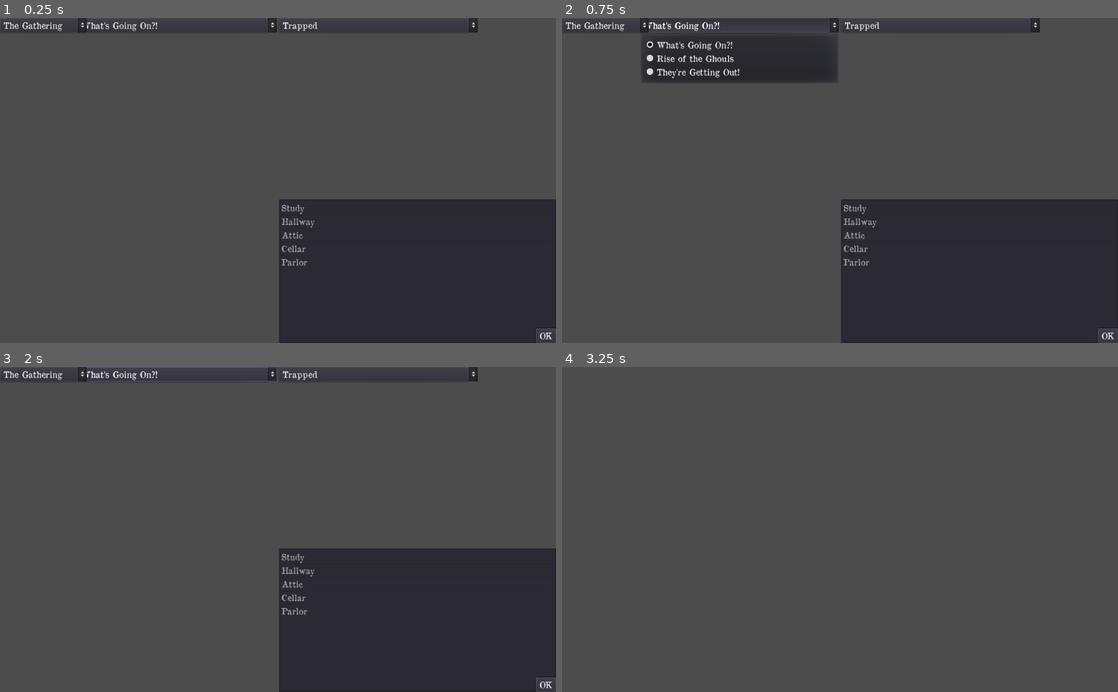
Above: before the commit, frames 1-4 (two rows, left to right).
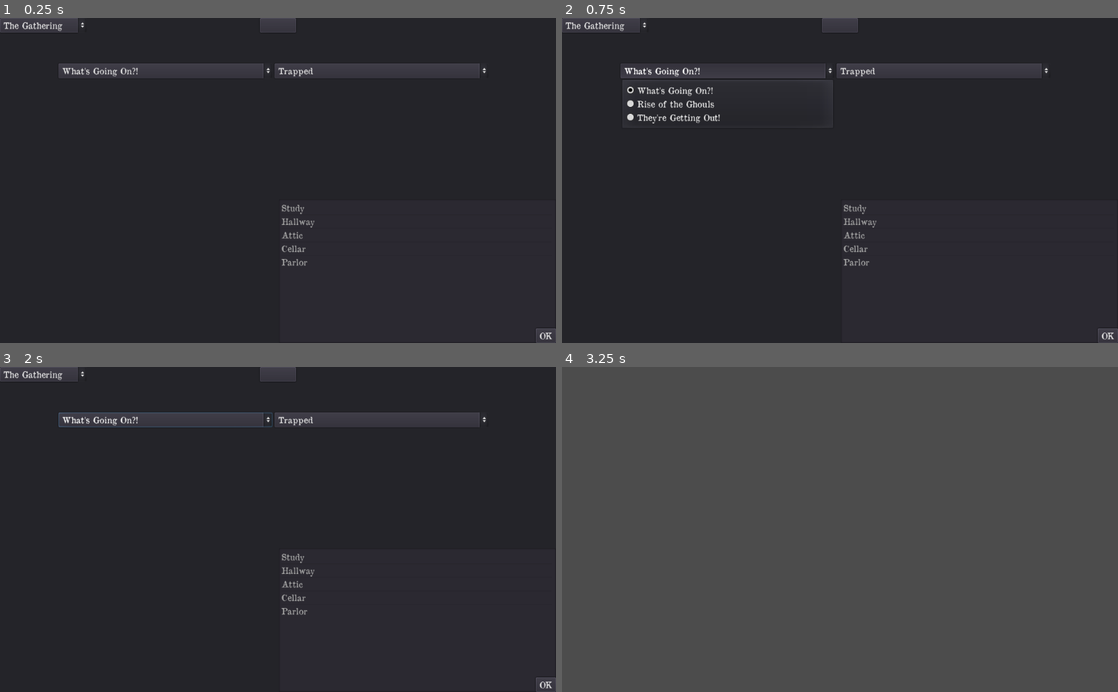
Above: after the commit, the same moments.

Repository: fenixnix/Ascii
Game: Godot game, scene res://Scenario.tscn
Two runs of this game, one before a commit and one after it. Both use one fixed random seed, a clock stepped at 60 frames per second and the inputs below. This scene is started directly instead of the project's main scene.
Inputs (mouse positions are in pixels of both pictures, inside the frame that each line leads up to):
- Up to frame 1 (0.25 s): no input
- Up to frame 2 (0.75 s): click "What's Going On?!" at 0.5 s
- Up to frame 3 (2 s): click "Trapped" at 1.25 s
- Up to frame 4 (3.25 s): click (840, 373) at 2.02 s; click "OK" at 2.75 s

The runs differ from the first frame. In frame 1, 73% of the frame differs, in the area x 0-100%, y 0-100%; in frame 2, 69%; in frame 3, 73%; in frame 4, nothing differs.

Commit message:
update progress

Diff:
--- a/Arkham horror/arkham/Scenario.gd
+++ b/Arkham horror/arkham/Scenario.gd
@@ -11,32 +11,15 @@
 func _on_scenario_sel_item_selected(index):
 	current_ect = GlbDb.ectDb[GlbDb.ectDb.keys()[index]]
 	$scenario/TextureRect.texture = GlbDb.CardImg(current_ect.scenario.img)
-	$progress/act/OptionButton.clear()
-	for act in current_ect.act:
-		$progress/act/OptionButton.add_item(act.name)
-	$progress/agenda/OptionButton2.clear()
-	for agenda in current_ect.agenda:
-		$progress/agenda/OptionButton2.add_item(agenda.name)
-	_on_OptionButton_item_selected(0)
+	$progress.Set(current_ect)
 	$Location/locLst.clear()
 	for loc in current_ect.loc:
 		$Location/locLst.add_item(loc.name)
-	_on_OptionButton2_item_selected(0)
 
 func _on_locLst_item_selected(index):
 	$Location/Location.texture = GlbDb.CardImg(current_ect.loc[index].img)
 
-func _on_OptionButton_item_selected(index):
-	$progress/act/TextureRect.texture = GlbDb.CardImg(current_ect.act[index].img)
 
-func _on_OptionButton2_item_selected(index):
-	$progress/agenda/TextureRect2.texture = GlbDb.CardImg(current_ect.agenda[index].img)
-
-func _on_OptionButton2_item_focused(index):
-	$progress/agenda/TextureRect2.texture = GlbDb.CardImg(current_ect.agenda[index].img)
-
-func _on_OptionButton_item_focused(index):
-	$progress/act/TextureRect.texture = GlbDb.CardImg(current_ect.act[index].img)
 
 func _on_Button_pressed():
 	queue_free()
@@ -46,3 +29,6 @@
 
 func _on_scenario_sel_mouse_exited():
 	$scenario/TextureRect.hide()
+
+func _on_Button2_toggled(button_pressed):
+	$progress.visible = button_pressed
--- a/Arkham horror/arkham/Scenario.tscn
+++ b/Arkham horror/arkham/Scenario.tscn
@@ -1,6 +1,7 @@
-[gd_scene load_steps=2 format=2]
+[gd_scene load_steps=3 format=2]
 
 [ext_resource path="res://Scenario.gd" type="Script" id=1]
+[ext_resource path="res://progress.gd" type="Script" id=2]
 
 [node name="Scenario" type="Control"]
 anchor_right = 1.0
@@ -11,46 +12,12 @@
 "_edit_use_anchors_": false
 }
 
-[node name="progress" type="HBoxContainer" parent="."]
-anchor_left = 0.5
-anchor_right = 0.5
-margin_left = -368.0
-margin_right = 368.0
-margin_bottom = 332.0
+[node name="Panel" type="Panel" parent="."]
+anchor_right = 1.0
+anchor_bottom = 1.0
 __meta__ = {
 "_edit_use_anchors_": false
 }
-
-[node name="agenda" type="VBoxContainer" parent="progress"]
-margin_right = 366.0
-margin_bottom = 332.0
-size_flags_horizontal = 3
-
-[node name="OptionButton2" type="OptionButton" parent="progress/agenda"]
-margin_right = 366.0
-margin_bottom = 27.0
-
-[node name="TextureRect2" type="TextureRect" parent="progress/agenda"]
-margin_top = 31.0
-margin_right = 366.0
-margin_bottom = 332.0
-size_flags_vertical = 3
-
-[node name="act" type="VBoxContainer" parent="progress"]
-margin_left = 370.0
-margin_right = 736.0
-margin_bottom = 332.0
-size_flags_horizontal = 3
-
-[node name="OptionButton" type="OptionButton" parent="progress/act"]
-margin_right = 366.0
-margin_bottom = 27.0
-
-[node name="TextureRect" type="TextureRect" parent="progress/act"]
-margin_top = 31.0
-margin_right = 366.0
-margin_bottom = 332.0
-size_flags_vertical = 3
 
 [node name="scenario" type="VBoxContainer" parent="."]
 margin_right = 160.0
@@ -107,6 +74,53 @@
 "_edit_use_anchors_": false
 }
 
+[node name="progress" type="HBoxContainer" parent="."]
+anchor_left = 0.105469
+anchor_top = 0.14
+anchor_right = 0.879883
+anchor_bottom = 0.793333
+script = ExtResource( 2 )
+__meta__ = {
+"_edit_use_anchors_": true
+}
+
+[node name="agenda" type="VBoxContainer" parent="progress"]
+margin_right = 394.0
+margin_bottom = 392.0
+size_flags_horizontal = 3
+
+[node name="OptionButton2" type="OptionButton" parent="progress/agenda"]
+margin_right = 394.0
+margin_bottom = 27.0
+
+[node name="TextureRect2" type="TextureRect" parent="progress/agenda"]
+margin_top = 31.0
+margin_right = 394.0
+margin_bottom = 392.0
+size_flags_horizontal = 3
+size_flags_vertical = 3
+expand = true
+stretch_mode = 6
+
+[node name="act" type="VBoxContainer" parent="progress"]
+margin_left = 398.0
+margin_right = 793.0
+margin_bottom = 392.0
+size_flags_horizontal = 3
+
+[node name="OptionButton" type="OptionButton" parent="progress/act"]
+margin_right = 395.0
+margin_bottom = 27.0
+
+[node name="TextureRect" type="TextureRect" parent="progress/act"]
+margin_top = 31.0
+margin_right = 395.0
+margin_bottom = 392.0
+size_flags_horizontal = 3
+size_flags_vertical = 3
+expand = true
+stretch_mode = 6
+
 [node name="Button" type="Button" parent="."]
 anchor_left = 1.0
 anchor_top = 1.0
@@ -118,12 +132,19 @@
 __meta__ = {
 "_edit_use_anchors_": false
 }
-[connection signal="item_focused" from="progress/agenda/OptionButton2" to="." method="_on_OptionButton2_item_focused"]
-[connection signal="item_selected" from="progress/agenda/OptionButton2" to="." method="_on_OptionButton2_item_selected"]
-[connection signal="item_focused" from="progress/act/OptionButton" to="." method="_on_OptionButton_item_focused"]
-[connection signal="item_selected" from="progress/act/OptionButton" to="." method="_on_OptionButton_item_selected"]
+
+[node name="Button2" type="Button" parent="."]
+anchor_left = 0.5
+anchor_right = 0.5
+margin_left = -33.0
+margin_right = 33.0
+margin_bottom = 27.0
+toggle_mode = true
 [connection signal="item_selected" from="scenario/scenario_sel" to="." method="_on_scenario_sel_item_selected"]
 [connection signal="mouse_entered" from="scenario/scenario_sel" to="." method="_on_scenario_sel_mouse_entered"]
 [connection signal="mouse_exited" from="scenario/scenario_sel" to="." method="_on_scenario_sel_mouse_exited"]
 [connection signal="item_selected" from="Location/locLst" to="." method="_on_locLst_item_selected"]
+[connection signal="item_focused" from="progress/agenda/OptionButton2" to="progress" method="_on_OptionButton2_item_focused"]
+[connection signal="item_focused" from="progress/act/OptionButton" to="progress" method="_on_OptionButton_item_focused"]
 [connection signal="pressed" from="Button" to="." method="_on_Button_pressed"]
+[connection signal="toggled" from="Button2" to="." method="_on_Button2_toggled"]
--- /dev/null
+++ b/Arkham horror/arkham/progress.gd
@@ -0,0 +1,26 @@
+extends HBoxContainer
+
+var data
+
+func Set(ect):
+	data = ect
+	$act/OptionButton.clear()
+	for act in data.act:
+		$act/OptionButton.add_item(act.name)
+	$agenda/OptionButton2.clear()
+	for agenda in data.agenda:
+		$agenda/OptionButton2.add_item(agenda.name)
+	_on_OptionButton_item_selected(0)
+	_on_OptionButton2_item_selected(0)
+
+func _on_OptionButton_item_selected(index):
+	$act/TextureRect.texture = GlbDb.CardImg(data.act[index].img)
+
+func _on_OptionButton2_item_selected(index):
+	$agenda/TextureRect2.texture = GlbDb.CardImg(data.agenda[index].img)
+
+func _on_OptionButton2_item_focused(index):
+	$agenda/TextureRect2.texture = GlbDb.CardImg(data.agenda[index].img)
+
+func _on_OptionButton_item_focused(index):
+	$act/TextureRect.texture = GlbDb.CardImg(data.act[index].img)
